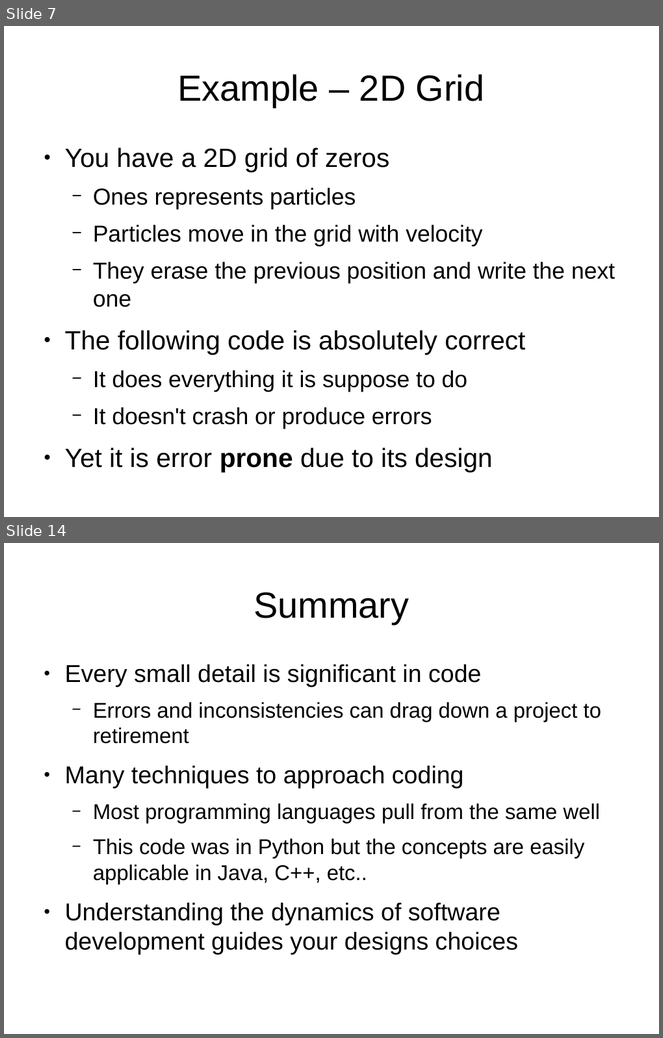
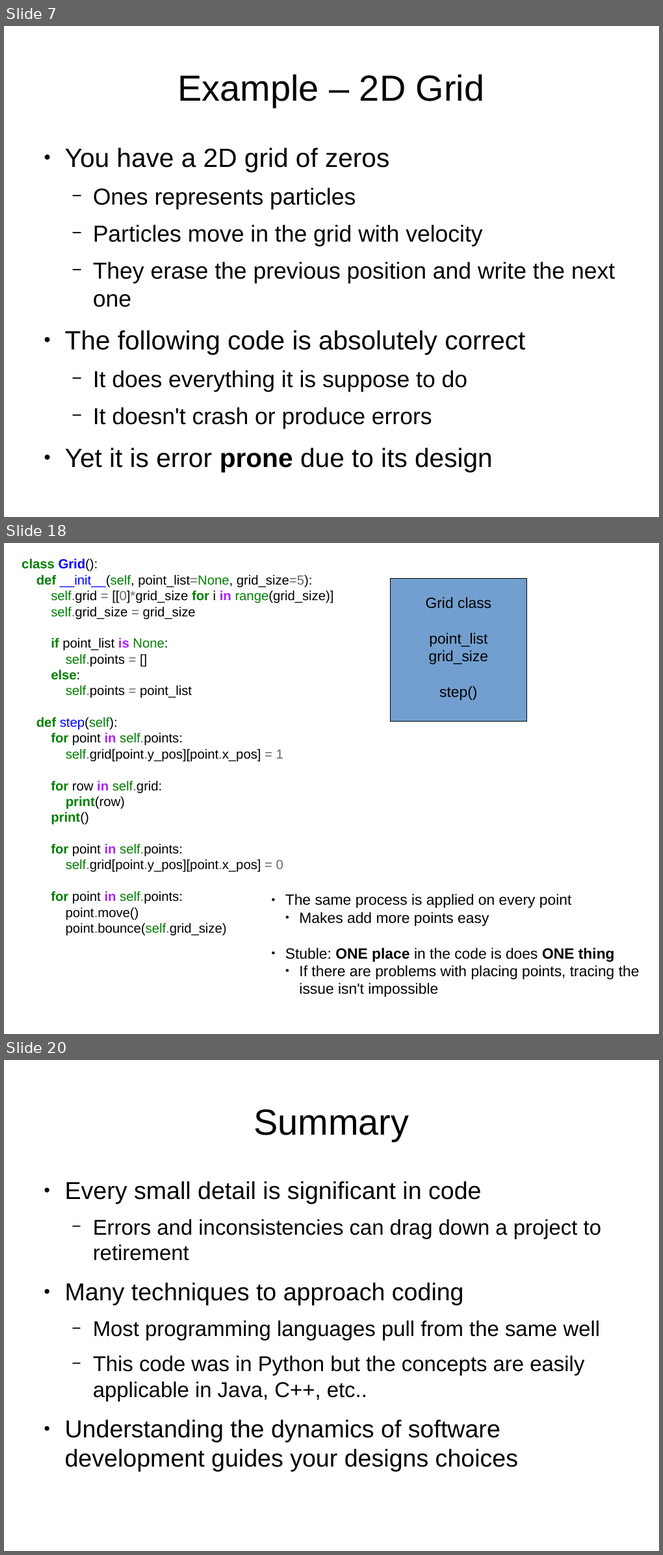
Before and after one commit to f0lie/refactoring_example, a slide deck: safe_code_pt2.odp. Shown one above the other, each under a label of ours: slides 7 and 14 before the commit, slides 7, 18 and 20 after it; the slides between them are not shown. The pictures are 663x1038 and 663x1555 pixels, drawn with LibreOffice and Linux fonts; fonts in the diff are those of the drawing. Boxes give left, top, right and bottom in pixels: in the first picture for what was removed or moved away, otherwise in the second. Text is boxed around its words. In the diff, an @@ line names an element or a change of style, - is before the commit and + after.

Commit message:
made the pointpower MUCH better

```diff
--- a/safe_code_pt2.odp
+++ b/safe_code_pt2.odp
@@ slide 18 added at [4, 543, 659, 1034], background #FFFFFF @@
@@ text added at [22, 559, 334, 936], 16 pt, text #000000 @@
+class Grid():
+def __init__(self, point_list=None, grid_size=5):
+self.grid = [[0]*grid_size for i in range(grid_size)]
+self.grid_size = grid_size
+if point_list is None:
+self.points = []
+else:
+self.points = point_list
+def step(self):
+for point in self.points:
+self.grid[point.y_pos][point.x_pos] = 1
+for row in self.grid:
+print(row)
+print()
+for point in self.points:
+self.grid[point.y_pos][point.x_pos] = 0
+for point in self.points:
+point.move()
+point.bounce(self.grid_size)
@@ rectangle added at [391, 579, 527, 721], fill #729FCF, outline #000000 0 pt @@
@@ text added at [426, 597, 492, 700], 18 pt, text #000000 @@
+Grid class
+point_list
+grid_size
+step()
@@ text added at [285, 894, 640, 997], 18 pt, text #000000 @@
+● The same process is applied on every point
+  ● Makes add more points easy
+● Stuble: ONE place in the code is does ONE thing
+  ● If there are problems with placing points, tracing the issue isn't impossible
@@ what was slide 14 is now slide 20 @@
```
Also in this commit, not shown: 7 slides changed, 8 other slides added, 3 slides removed, 1 other file.
